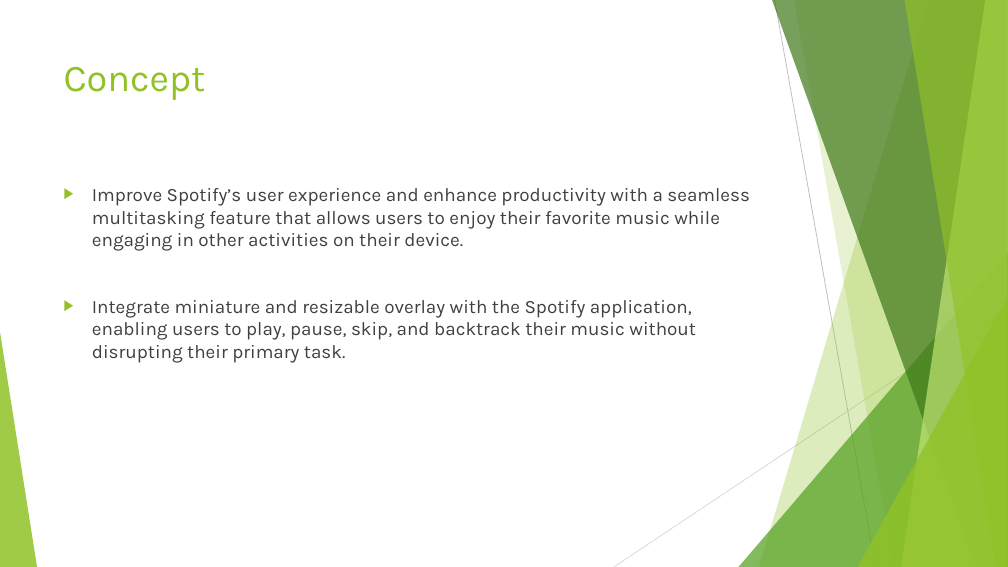
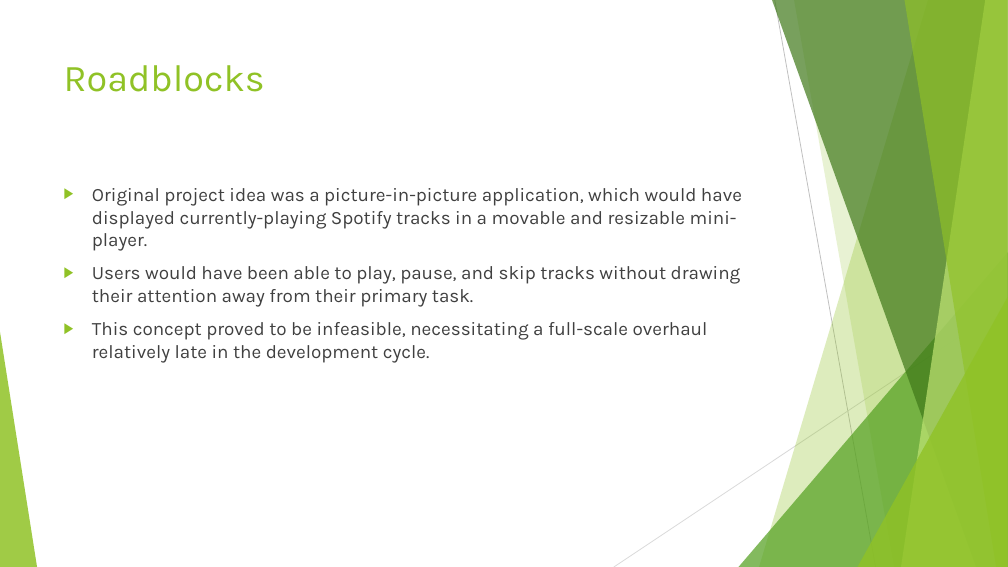
Before and after one commit to bahnsm/IT4045C-Group-3-Project, a slide deck: slide 4 of Enterprise App Development Final Presentation.pptx (slide 2 before the commit). Drawn at 1008x567 pixels with LibreOffice and Linux fonts; fonts in the diff are those of the drawing. Boxes give left, top, right and bottom in pixels: in the first picture for what was removed or moved away, otherwise in the second. Text is boxed around its words. In the diff, an @@ line names an element or a change of style, - is before the commit and + after.

```diff
--- a/Enterprise App Development Final Presentation.pptx
+++ b/Enterprise App Development Final Presentation.pptx
@@ title at (x1=64, y1=65, x2=265, y2=92): text changed @@
-Concept
+Roadblocks
@@ text at (x1=92, y1=188, x2=742, y2=363): text changed @@
-▶ Improve Spotify’s user experience and enhance productivity with a seamless multitasking feature that allows users to enjoy their favorite music while engaging in other activities on their device.
-▶ Integrate miniature and resizable overlay with the Spotify application, enabling users to play, pause, skip, and backtrack their music without disrupting their primary task.
+▶ Original project idea was a picture-in-picture application, which would have displayed currently-playing Spotify tracks in a movable and resizable mini-player.
+▶ Users would have been able to play, pause, and skip tracks without drawing their attention away from their primary task.
+▶ This concept proved to be infeasible, necessitating a full-scale overhaul relatively late in the development cycle.
```
Also in this commit, not shown: 2 other slides changed, 1 slide added, 2 slides removed.
